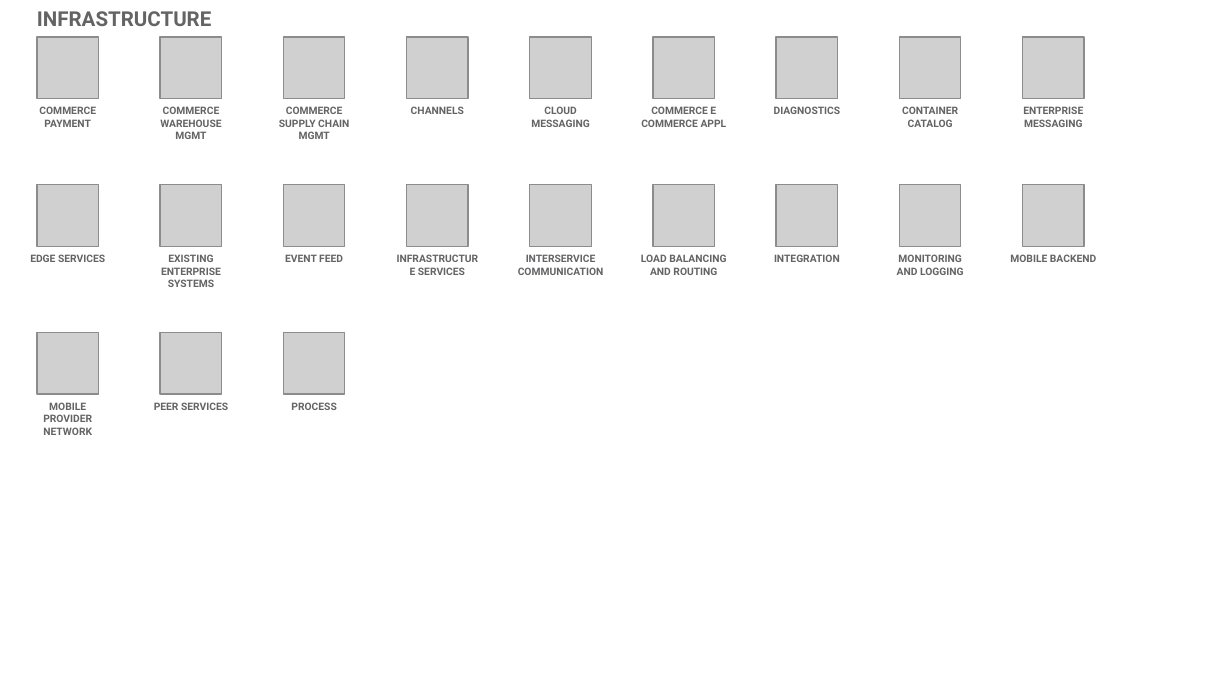
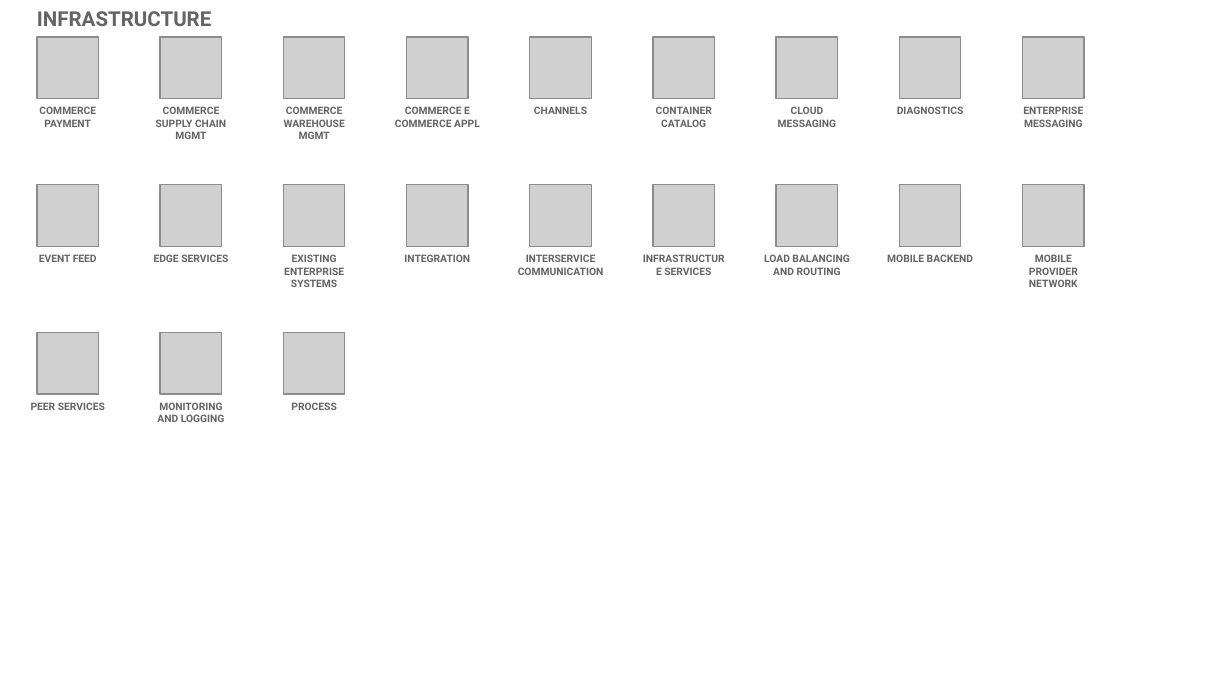
Before and after one commit to l2fprod/myarchitecture, a slide deck: slide 18 of mycatalog-architecture-diagram-template.pptx. Drawn at 1232x693 pixels with LibreOffice and Linux fonts; fonts in the diff are those of the drawing; grey boxes stand for pictures. Boxes give left, top, right and bottom in pixels: in the first picture for what was removed or moved away, otherwise in the second. Text is boxed around its words. In the diff, an @@ line names an element or a change of style, - is before the commit and + after.

Commit message:
new deck

```diff
--- a/mycatalog-architecture-diagram-template.pptx
+++ b/mycatalog-architecture-diagram-template.pptx
@@ text at bbox=[156, 106, 226, 139]: text changed @@
-COMMERCE WAREHOUSE MGMT
+COMMERCE SUPPLY CHAIN MGMT
@@ text at bbox=[284, 106, 345, 139]: text changed @@
-COMMERCE SUPPLY CHAIN MGMT
+COMMERCE WAREHOUSE MGMT
@@ text added at bbox=[395, 106, 480, 127], 6 pt, text #646365, bold @@
+COMMERCE E COMMERCE APPL
@@ text at bbox=[656, 106, 712, 127]: text changed @@
-COMMERCE E COMMERCE APPL
+CONTAINER CATALOG
@@ text "CLOUD MESSAGING": place and size @@
-text "CLOUD MESSAGING" at bbox=[531, 106, 589, 127]
+text "CLOUD MESSAGING" at bbox=[778, 106, 836, 127]
@@ text removed at bbox=[902, 106, 958, 127] @@
-CONTAINER CATALOG
@@ text "EVENT FEED": place and size @@
-text "EVENT FEED" at bbox=[285, 254, 343, 262]
+text "EVENT FEED" at bbox=[39, 254, 97, 262]
@@ text at bbox=[404, 254, 470, 262]: text changed @@
-INFRASTRUCTURE SERVICES
+INTEGRATION
@@ text added at bbox=[664, 267, 711, 275], 6 pt, text #646365, bold @@
+INFRASTRUCTURE SERVICES
@@ 5 texts: place and size @@
-5 texts at bbox=[30, 106, 841, 287]
+5 texts at bbox=[154, 106, 964, 287]
@@ text removed at bbox=[774, 254, 840, 262] @@
-INTEGRATION
@@ text at bbox=[887, 254, 973, 262]: text changed @@
-MONITORING AND LOGGING
+MOBILE BACKEND
@@ text at bbox=[1029, 254, 1078, 287]: text changed @@
-MOBILE BACKEND
+MOBILE PROVIDER NETWORK
@@ text "PEER SERVICES": place and size @@
-text "PEER SERVICES" at bbox=[154, 402, 228, 410]
+text "PEER SERVICES" at bbox=[31, 402, 105, 410]
@@ text removed at bbox=[43, 402, 92, 435] @@
-MOBILE PROVIDER NETWORK
@@ text added at bbox=[157, 402, 225, 422], 6 pt, text #646365, bold @@
+MONITORING AND LOGGING
```
Also in this commit, not shown: 13 other slides changed, 1 slide added, 1 slide removed.
